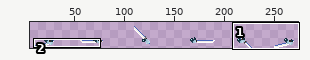
Sprite sheet -- Assets/Sprites/Player/SilentForm/Arms/HoldingWeapon/Arms_Broadsword_Swing_Right.png. Above: a wide view before the commit, with the close-up outlined.
Close-up. Before the edit:
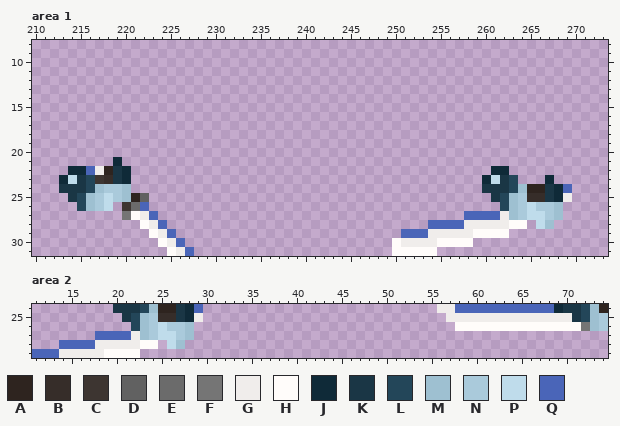
The file is 288x32 pixels. Shown: area 1: x 210..273, y 8..31; area 2: x 11..74, y 24..29. The wide view leaves out empty margins. The commit also changed other parts of the picture, which this record leaves out.
Palette (. is transparent): A #2e241f  B #362d29  C #3d3531  D #616161  E #6b6b6b  F #757575  G #f0edeb  H #fffcfa  J #0f2a38  K #1a3645  L #234659  M #9ec0d1  N #aacadb  P #bfdceb  Q #4a65b8
Pixels before, area 1, first column x 213:
21 ......J..................................................
22 .JJQGAKJ........................................JJ.......
23 JPKLCBKJ.......................................JPKL...J..
24 KKKLMNNM.......................................KKKLMAAKJQ
25 .KLMNPNMAD......................................KLMNBBKJG
26 ..LMNP.CEQ.......................................LMNPNNM.
27 .......FHGQ..................................QQQQGMNPPNM.
28 .........HGQ.............................QQQQGGGGGHH.PM..
29 ..........HGQ.........................QQQGGGGGHHHH.......
30 ...........HGQ.......................HGGGGHHHH...........
31 ............HGQ......................HHHHH...............
Pixels before, area 2, first column x 11:
24 .........KKKLMAAKJQ..........................GGQQQQQQQQQQQJKKLMA
25 ..........KLMNBBKJG...........................GGGGGGGGGGGGGGKLMN
26 ...........LMNPNNM.............................HHHHHHHHHHHHHHFMN
27 .......QQQQGMNPPNM..............................................
28 ...QQQQGGGGGHH.PM...............................................
29 QQQGGGGGHHHH....................................................
After:
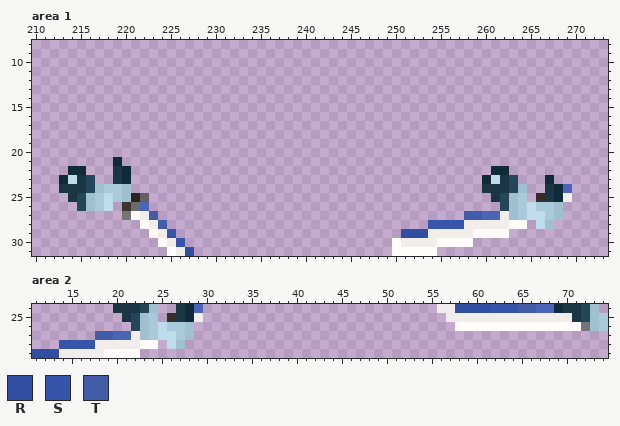
Colours new in this view: R #324ea3  S #3754ab  T #435ca8
Edits made:
{"where": "area 1"}
{"y":22,"x":216,"old":"QGA","new":"..."}
{"y":23,"x":217,"old":"CB","new":".."}
{"y":24,"x":265,"old":"AA","new":".."}
{"y":25,"x":265,"old":"B","new":"."}
{"y":27,"x":223,"old":"Q","new":"T"}
{"y":27,"x":258,"old":"QQ","new":"TT"}
{"y":28,"x":224,"old":"Q","new":"T"}
{"y":28,"x":254,"old":"QQQQ","new":"SSSS"}
{"y":29,"x":225,"old":"Q","new":"S"}
{"y":29,"x":251,"old":"QQQ","new":"RRR"}
{"y":30,"x":226,"old":"Q","new":"S"}
{"y":31,"x":227,"old":"Q","new":"R"}
{"where": "area 2"}
{"y":24,"x":25,"old":"AA","new":".."}
{"y":24,"x":58,"old":"QQQQQQQQQ","new":"RRRRSSSTT"}
{"y":24,"x":74,"old":"A","new":"."}
{"y":25,"x":25,"old":"B","new":"."}
{"y":27,"x":18,"old":"QQ","new":"TT"}
{"y":28,"x":14,"old":"QQQQ","new":"SSSS"}
{"y":29,"x":11,"old":"QQQ","new":"RRR"}
{"label":"erased","picture_box":[86,166,113,184]}
{"label":"erased","picture_box":[527,184,545,202]}
{"label":"changed","picture_box":[149,211,194,256]}
{"label":"changed","picture_box":[401,211,482,238]}
{"label":"erased","picture_box":[158,304,176,322]}
{"label":"changed","picture_box":[455,304,536,313]}
{"label":"erased","picture_box":[599,304,608,313]}
{"label":"changed","picture_box":[32,331,113,358]}
